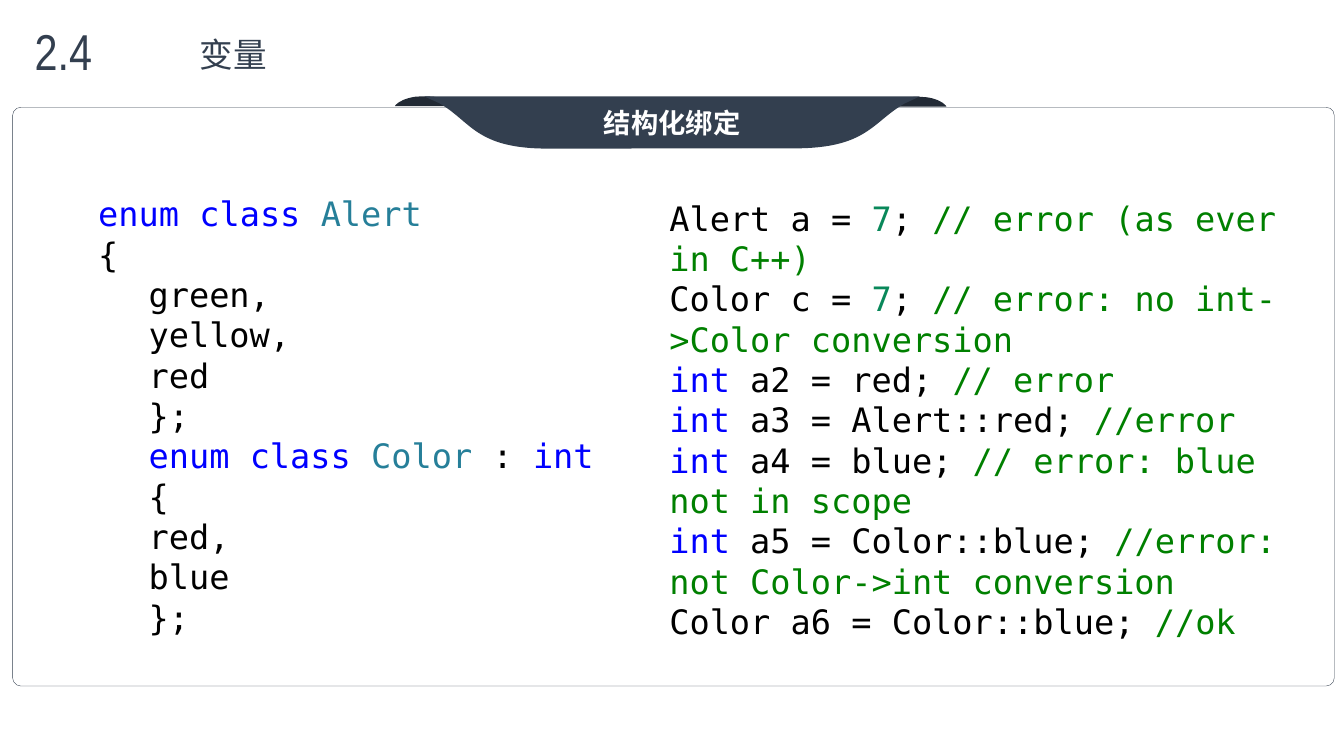
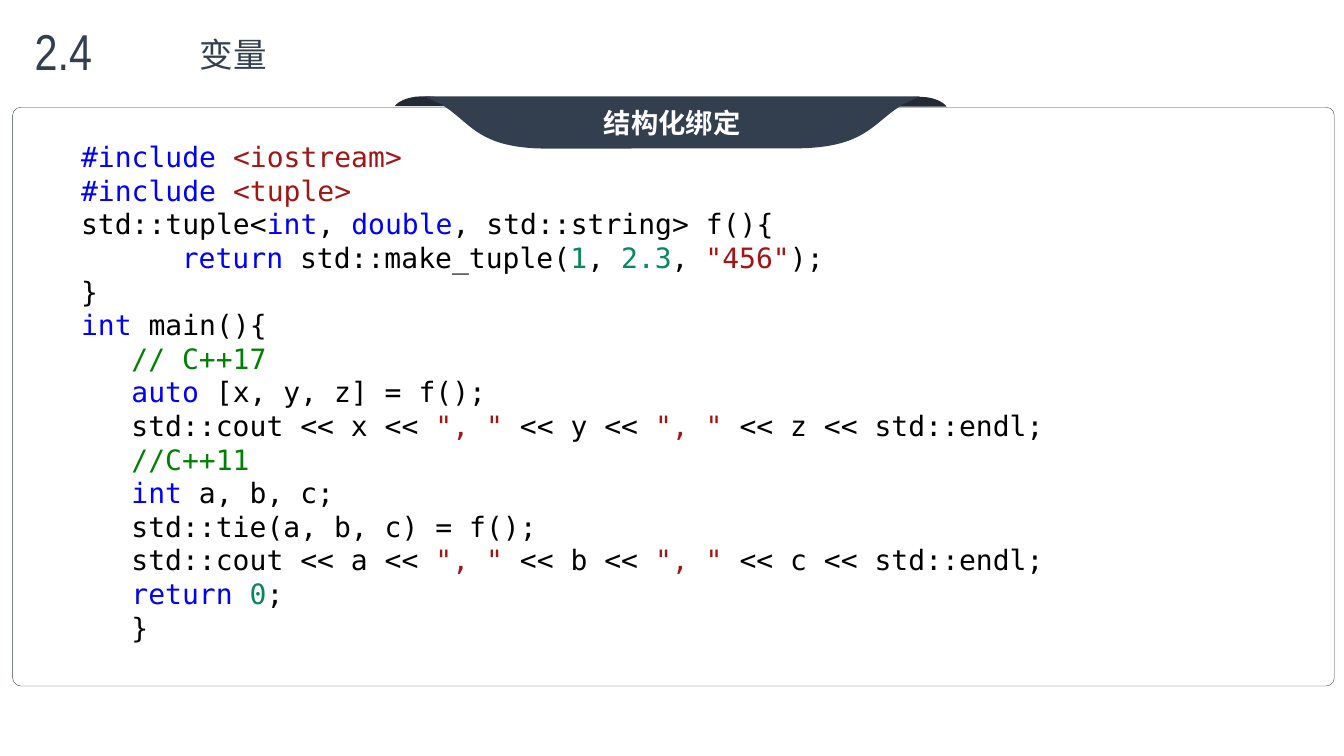
Before and after one commit to max4sharing/modern_cpp, a slide deck: slide 19 of C++11.pptx. Drawn at 1344x756 pixels with LibreOffice and Linux fonts; fonts in the diff are those of the drawing; background and template pictures are left out. Boxes give left, top, right and bottom in pixels: in the first picture for what was removed or moved away, otherwise in the second. Text is boxed around its words. In the diff, an @@ line names an element or a change of style, - is before the commit and + after.

```diff
--- a/C++11.pptx
+++ b/C++11.pptx
@@ text added at [81, 145, 1044, 608], 20 pt, text #000000 @@
+#include <iostream>
+#include <tuple>
+std::tuple<int, double, std::string> f(){
+return std::make_tuple(1, 2.3, "456");
+}
+int main(){
+  // C++17
+  auto [x, y, z] = f();
+  std::cout << x << ", " << y << ", " << z << std::endl;
+  //C++11
+  int a, b, c;
+  std::tie(a, b, c) = f();
+  std::cout << a << ", " << b << ", " << c << std::endl;
+  return 0;
+}
@@ text removed at [98, 200, 594, 590] @@
-enum class Alert
-{
-  green,
-  yellow,
-  red
-};
-enum class Color : int
-{
-  red,
-  blue
-};
@@ text removed at [669, 205, 1276, 639] @@
-Alert a = 7; // error (as ever in C++)
-Color c = 7; // error: no int->Color conversion
-int a2 = red; // error
-int a3 = Alert::red; //error
-int a4 = blue; // error: blue not in scope
-int a5 = Color::blue; //error: not Color->int conversion
-Color a6 = Color::blue; //ok
```
Also in this commit, not shown: 3 other slides changed, 8 other files.
